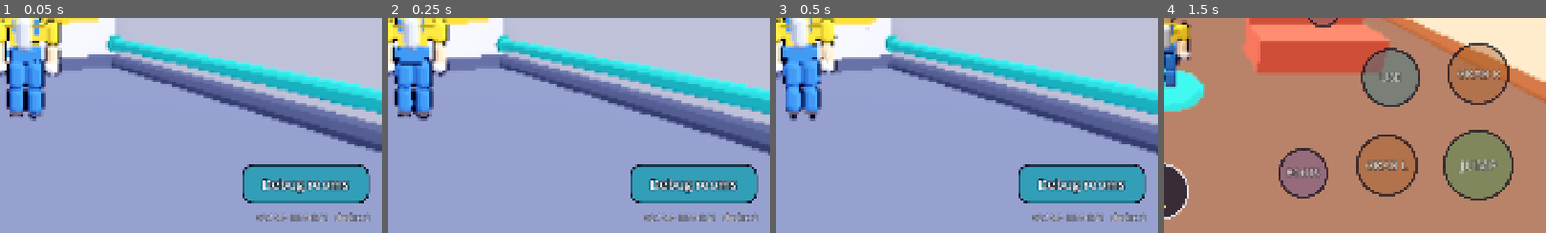
Above: before the commit, frames 1-4 (left to right).
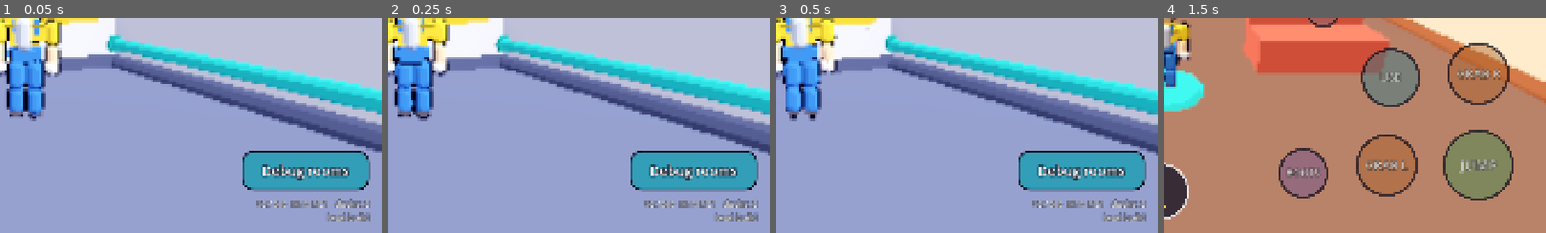
Above: after the commit, the same moments.

Repository: KreeMA4/Gravity-Plumbers
Game: Godot game, scene res://scenes/main.tscn
Same seed, same stepped clock (60 frames per second), same inputs: the game is played once before the commit and once after it.
Inputs:
- Up to frame 1 (0.05 s): no input
- Up to frame 2 (0.25 s): no input
- Up to frame 3 (0.5 s): no input
- Up to frame 4 (1.5 s): click "Play Solo" at 0.5 s; click "ORDERS" at 1.25 s
The pictures show only the part of the screen within x 50-100%, y 50-100%; the shares and areas given below are measured in that part.

The runs differ from the first frame. In frame 1, 8.0% of the frame differs, in the area x 63-97%, y 61-95%; in frame 2, 8.0%; in frame 3, 8.0%; in frame 4, nothing differs.

Commit message:
CI: stamp every APK with its run number; verify and checksum the artifact
- APK + artifact named GravityPlumbers-Android-Debug-Run<N>.apk
- tools/ci/stamp_build.py (CI checkout only): versionName <ver>-run<N>,
  versionCode N, and scripts/core/build_info.gd shown on the main menu,
  debug overlay and startup log ('CI run N (commit)'; 'local build' otherwise)
- export starts from an empty build/; APK must be newer than a pre-export marker
- verify_apk.sh checks the APK carries this run's version
- SHA-256 in BUILD_INFO.txt, <apk>.sha256, run summary and an annotation
- artifact is re-downloaded and its contents, SHA-256 and version re-checked

Co-Authored-By: Claude Opus 5.5 <noreply@anthropic.com>
Claude-Session: https://claude.ai/code/session_019hcM1SCDrmPhwmmN5CDoFM

Diff:
--- /dev/null
+++ b/scripts/core/build_info.gd
@@ -0,0 +1,11 @@
+class_name BuildInfo
+extends RefCounted
+## Which build this is. The committed copy says "local build". The Android CI
+## workflow (tools/ci/stamp_build.py) overwrites it before exporting, with the
+## GitHub Actions run number and commit; that change is never committed. So the
+## APK on the phone shows exactly which run produced it: on the main menu, in the
+## debug overlay (three-finger tap), and in the startup log.
+
+const RUN_NUMBER: int = 0
+const COMMIT: String = ""
+const LABEL: String = "local build"
--- a/scripts/core/debug_overlay.gd
+++ b/scripts/core/debug_overlay.gd
@@ -71,6 +71,6 @@
 		NetManager.bytes_up_per_sec / 1024.0, NetManager.bytes_down_per_sec / 1024.0])
 	lines.append("Quality %s  scale %.2f  %s" % [Quality.preset_name, Quality.render_scale,
 		RenderingServer.get_video_adapter_name()])
-	lines.append("Build %s  %s  Godot %s" % [Tuning.GAME_VERSION, Tuning.MILESTONE_ID,
+	lines.append("Build %s  %s  %s  Godot %s" % [Tuning.GAME_VERSION, Tuning.MILESTONE_ID, BuildInfo.LABEL,
 		Engine.get_version_info().get("string", "?")])
 	_label.text = "\n".join(lines)
--- a/scripts/core/game_state.gd
+++ b/scripts/core/game_state.gd
@@ -38,7 +38,7 @@
 func _ready() -> void:
 	process_mode = Node.PROCESS_MODE_ALWAYS
 	InputSetup.register_all()
-	GameLog.info("Gravity Plumbers %s (%s) starting on %s" % [Tuning.GAME_VERSION, Tuning.MILESTONE_ID, OS.get_name()])
+	GameLog.info("Gravity Plumbers %s (%s) [%s] starting on %s" % [Tuning.GAME_VERSION, Tuning.MILESTONE_ID, BuildInfo.LABEL, OS.get_name()])
 
 
 ## Called by scenes/main.gd when the main scene is ready.
--- a/scripts/ui/main_menu.gd
+++ b/scripts/ui/main_menu.gd
@@ -89,7 +89,7 @@
 	dbg_overlay.custom_minimum_size = Vector2(320, 96)
 	dbg_overlay.pressed.connect(_toggle_overlay)
 	_debug_box.add_child(dbg_overlay)
-	var ver: Label = UITheme.label("v%s  %s   ducks: %d" % [Tuning.GAME_VERSION, Tuning.MILESTONE_ID, SaveData.duck_count()], 22)
+	var ver: Label = UITheme.label("v%s  %s   ducks: %d\n%s" % [Tuning.GAME_VERSION, Tuning.MILESTONE_ID, SaveData.duck_count(), BuildInfo.LABEL], 22)
 	ver.horizontal_alignment = HORIZONTAL_ALIGNMENT_RIGHT
 	right.add_child(ver)
 
Not shown, changed: docs/DECISIONS.md
Not shown, changed: tools/ci/verify_apk.sh
